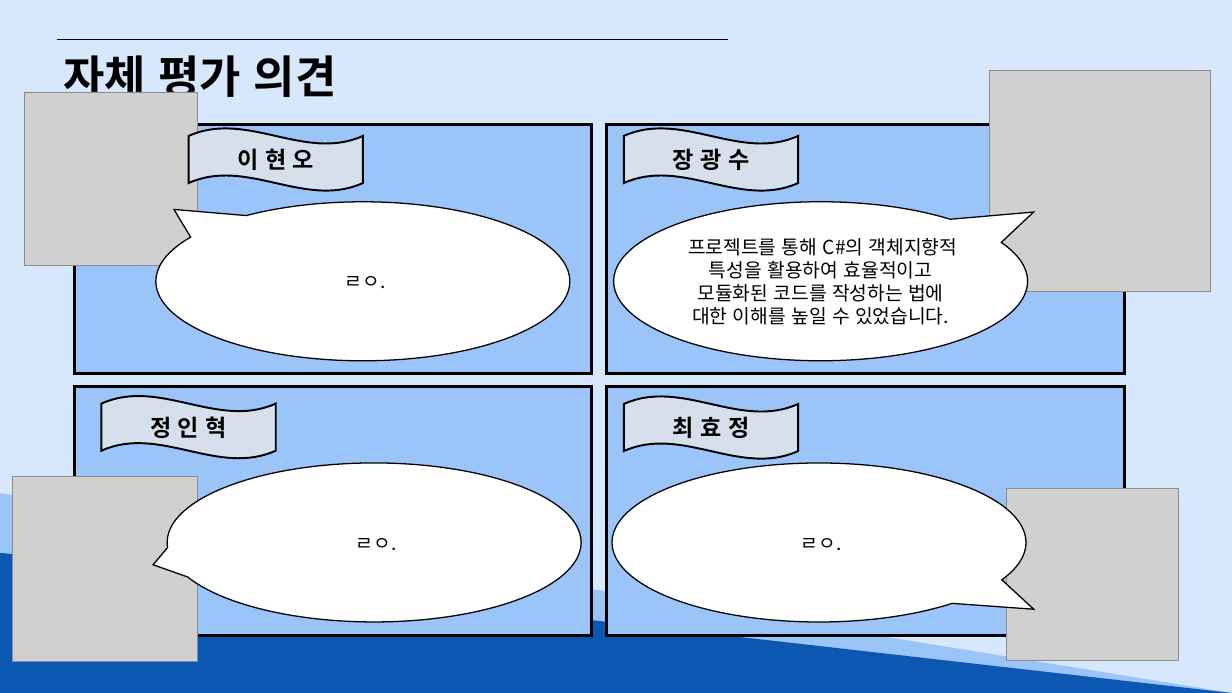
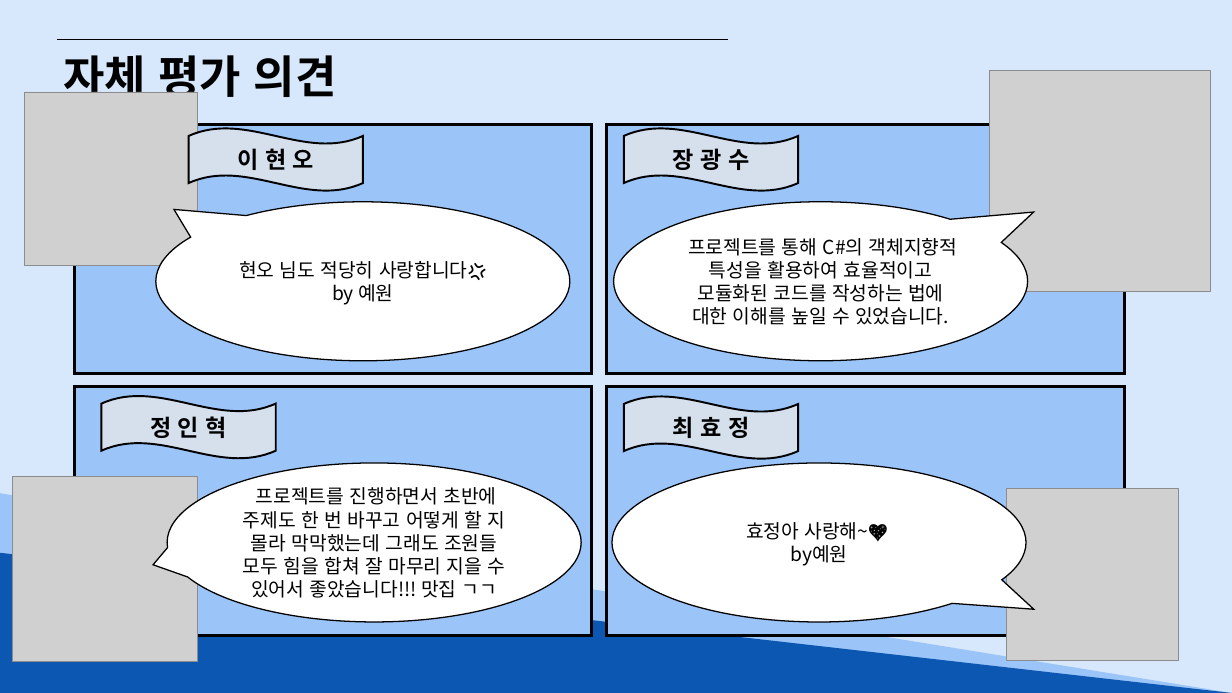
Before and after one commit to Hyno2/CSharpProject, a slide deck: slide 29 of 앉아써 팀(대구광역시 맛집데이터 조회시스템).pptx (slide 30 before the commit). Drawn at 1232x693 pixels with LibreOffice and Linux fonts; fonts in the diff are those of the drawing; grey boxes stand for pictures. Boxes give left, top, right and bottom in pixels: in the first picture for what was removed or moved away, otherwise in the second. Text is boxed around its words. In the diff, an @@ line names an element or a change of style, - is before the commit and + after.

```diff
--- a/앉아써 팀(대구광역시 맛집데이터 조회시스템).pptx
+++ b/앉아써 팀(대구광역시 맛집데이터 조회시스템).pptx
@@ text in speech bubble at (239, 261, 487, 305): text changed @@
-ㄹㅇ.
+현오 님도 적당히 사랑합니다💢
+by 예원
@@ text in speech bubble at (243, 487, 506, 598): text changed @@
-ㄹㅇ.
+프로젝트를 진행하면서 초반에 주제도 한 번 바꾸고 어떻게 할 지 몰라 막막했는데 그래도 조원들 모두 힘을 합쳐 잘 마무리 지을 수 있어서 좋았습니다!!! 맛집 ㄱㄱ
@@ text in speech bubble at (746, 522, 869, 566): text changed @@
-ㄹㅇ.
+효정아 사랑해~💖
+by예원
```
Also in this commit, not shown: 1 slide added, 1 slide removed.
